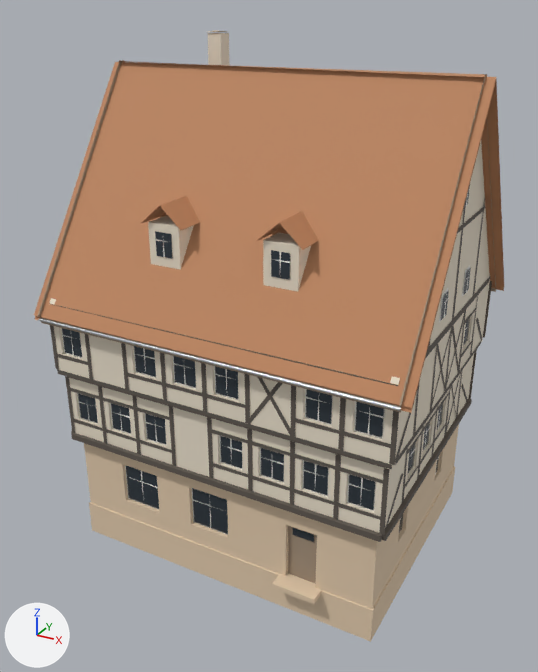
Two versions of the glTF model public/maps/assets/models/oldtown-eave-3-lod1.glb, one commit apart.
The view is the same before and after, from a camera (50 mm lens) standing at (12.1, -22.9, 18.4) and looking at (-0.1, -0.6, 7.3). Every picture has the same lights, and +X, +Y and +Z are marked at lower left. The picture after the commit comes second. Where no turn or scale is listed for an object, it has been applied to the vertices.

The first picture shows 'oldtown-eave-3-plaster.001'.
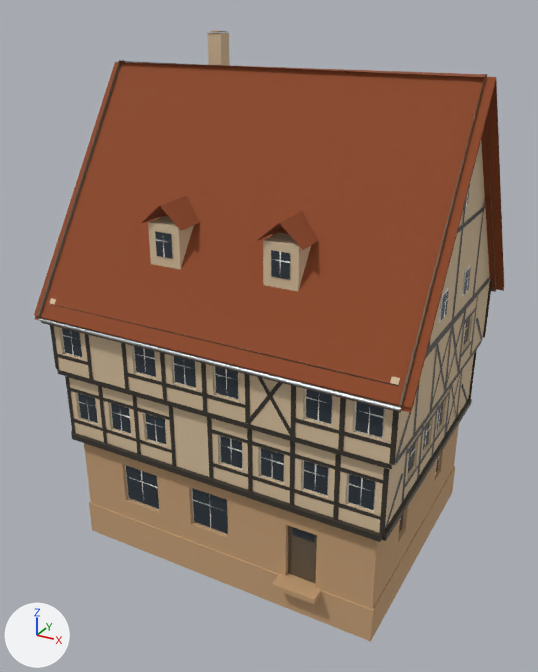
The change, as JSON lines over the scene's bpy script:
```json
{"op": "set", "path": "mat_plaster_ot_1_25_1_18_0_98_lod.base_color", "old": "(0.836, 0.752, 0.614)", "new": "(0.682, 0.525, 0.343)", "note": "pale yellow #ece1ce -> beige #d7c09e"}
{"op": "set", "path": "mat_stone_ot_lod.base_color", "old": "(0.773, 0.601, 0.421)", "new": "(0.565, 0.351, 0.183)", "note": "beige #e4ccae -> brown #c6a077"}
{"op": "set", "path": "mat_roof_ot_tiles_lod.base_color", "old": "(0.524, 0.244, 0.118)", "new": "(0.282, 0.0676, 0.0192)", "note": "orange #bf8760 -> brown #914a26"}
{"op": "set", "path": "mat_door_ot_lod.base_color", "old": "(0.366, 0.278, 0.197)", "new": "(0.127, 0.0932, 0.0583)", "note": "beige #a3907b -> brown #645644"}
```

Where the change shows, as pixel boxes (x1, y1, x2, y2) in the pictures (538 x 672 px):
```json
{"object": "oldtown-eave-3-plaster.001", "change": "recoloured", "before": [34, 30, 504, 642], "after": [34, 30, 504, 642], "on screen": "orange to brown"}
```
